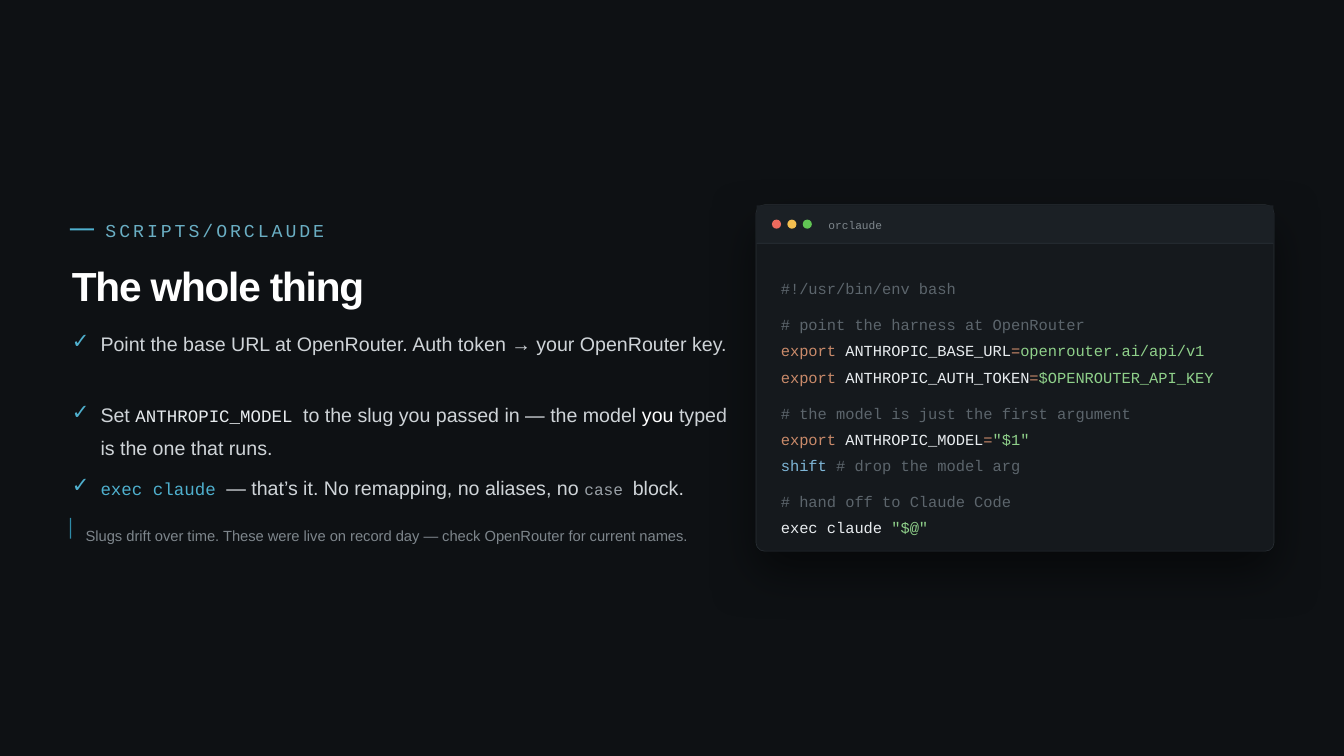
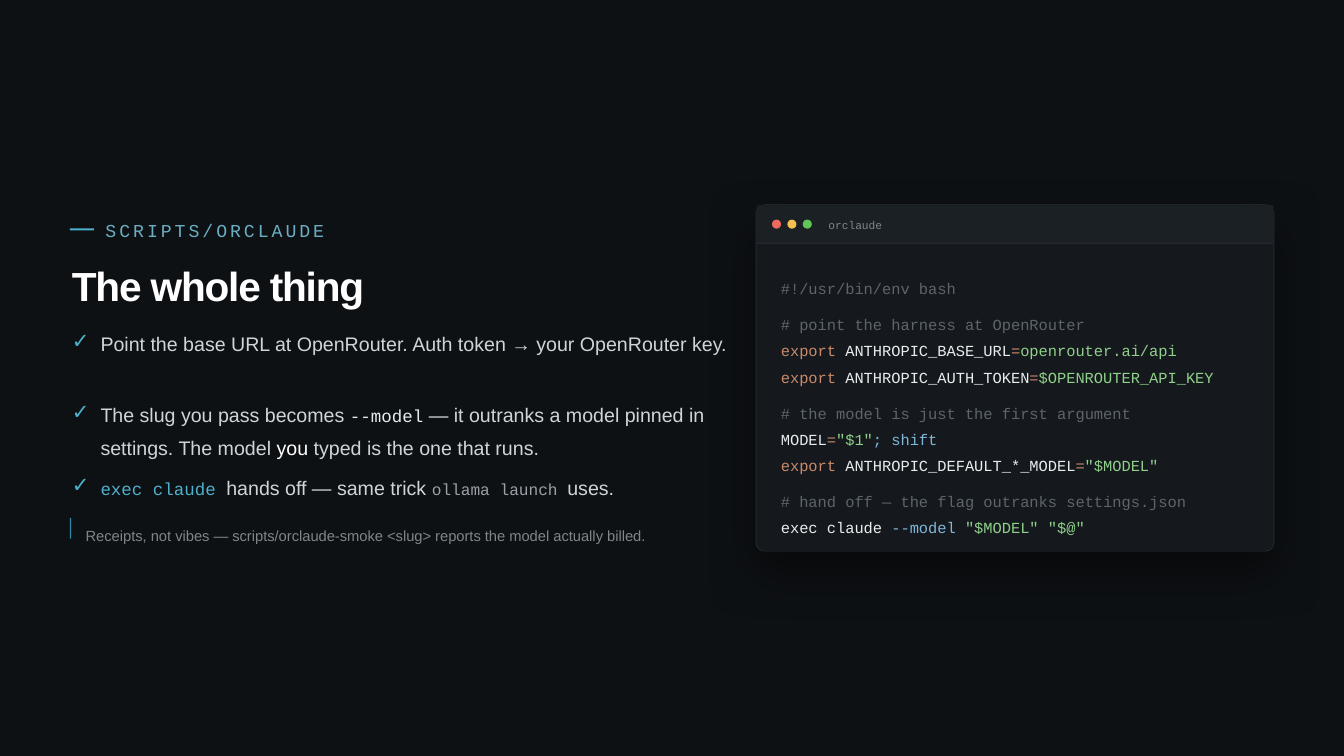
Before and after one commit to kousen/claude-code-up-and-running-examples, a slide deck: slide 6 of youtube/Claude_Code_with_OpenRouter.pptx. Drawn at 1344x756 pixels with LibreOffice and Linux fonts; fonts in the diff are those of the drawing. Boxes give left, top, right and bottom in pixels: in the first picture for what was removed or moved away, otherwise in the second. Text is boxed around its words. In the diff, an @@ line names an element or a change of style, - is before the commit and + after.

```diff
--- a/youtube/Claude_Code_with_OpenRouter.pptx
+++ b/youtube/Claude_Code_with_OpenRouter.pptx
@@ text at (x1=781, y1=345, x2=1177, y2=359): text changed; text colour #8FD08A to #E8ECEF @@
-export ANTHROPIC_BASE_URL=openrouter.ai/api/v1
+export ANTHROPIC_BASE_URL=openrouter.ai/api
@@ text at (x1=101, y1=407, x2=704, y2=459): text changed @@
-Set ANTHROPIC_MODEL to the slug you passed in — the model you typed is the one that runs.
+The slug you pass becomes --model — it outranks a model pinned in settings. The model you typed is the one that runs.
@@ text at (x1=781, y1=434, x2=937, y2=448): text changed; text colour #E8ECEF to #7FB7D8 @@
-export ANTHROPIC_MODEL="$1"
+MODEL="$1"; shift
@@ text at (x1=781, y1=460, x2=1158, y2=474): text changed; text colour #5C656C to #E8ECEF @@
-shift # drop the model arg
+export ANTHROPIC_DEFAULT_*_MODEL="$MODEL"
@@ text at (x1=101, y1=480, x2=614, y2=495): text changed @@
-exec claude — that’s it. No remapping, no aliases, no case block.
+exec claude hands off — same trick ollama launch uses.
@@ text at (x1=799, y1=496, x2=1186, y2=510): text changed @@
-# hand off to Claude Code
+# hand off — the flag outranks settings.json
@@ text at (x1=86, y1=530, x2=645, y2=544): text changed @@
-Slugs drift over time. These were live on record day — check OpenRouter for current names.
+Receipts, not vibes — scripts/orclaude-smoke <slug> reports the model actually billed.
@@ text at (x1=781, y1=522, x2=1039, y2=534): text changed; text colour #E8ECEF to #8FD08A @@
-exec claude "$@"
+exec claude --model "$MODEL" "$@"
```
Also in this commit, not shown: 1 other slide changed, 3 other files.
